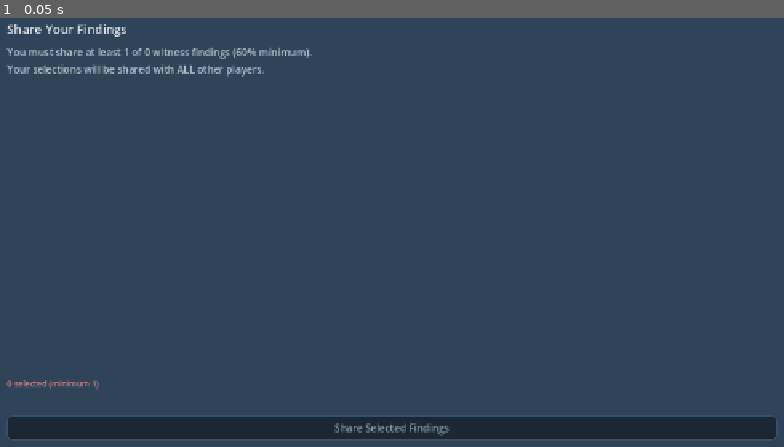
Above: before the commit, frame 1.
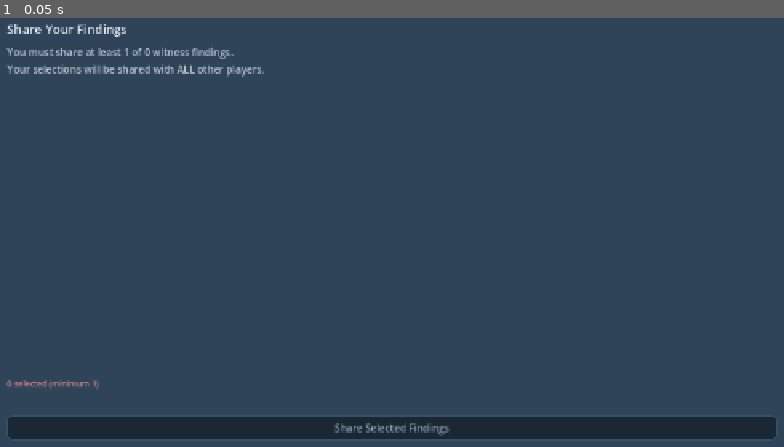
Above: after the commit, the same moment.

Repository: Blutomania/SocialGaming
Game: Godot game, scene res://scenes/ui/ShareSelection.tscn
The game is run twice, just before and just after one commit, with the same random seed, the same clock (stepped at 60 frames per second) and the same inputs. This scene is started directly instead of the project's main scene.
Inputs:
- Up to frame 1 (0.05 s): no input

The runs differ from the first frame. In frame 1, 0.1% of the frame differs, in the area x 29-40%, y 6-10%.

Commit message:
The share minimum is computed once, on the server, and sent to the client
It was implemented twice: max(1, round(count * share_min)) in server/main.py and
max(1, ceili(size * share_min)) in share_selection.gd. Those disagree in 6 of 18
realistic combinations of hand size and difficulty, and the client is always the
stricter one — so it refused to let a player submit a share the server would
have accepted. At a two-finding hand it demanded both. At APF's specified hand
of three, on EASY, it demanded all three, which removes the decision the
information-sharing mechanic exists for.

_min_share_required() is now the only definition. It is used by the share-phase
validation and returned with every finding response — investigate-area,
follow-lead and interrogate-witness. GameState records it per phase alongside
the budgets it already reads from those responses, and share_selection.gd
displays it instead of deriving one.

When the server sends nothing the client falls back to 1, the server's own
floor, and warns. That direction is deliberate: erring permissive costs a
rejected submit, while erring strict silently deletes a legal move, which is
exactly what the old client did.

scripts/test_share_rule.py asserts the duplication is gone — that the server has
the function, that no inline copy remains, that it reaches the client on all
three finding paths, and that the client does no arithmetic on share_min —
rather than asserting two copies happen to agree today. Negative-tested by
restoring the old ceili line.

Also recorded in INVESTIGATION_DESIGN, as owner decisions rather than changes:
findings carry no evidence ID, so the constrained deal has no join key to the
evidence the solvability arithmetic is defined over; case_display.gd prints a
star for critical and a cross for red herring, so the solo screen labels what
the multiplayer screen hides; and at a three-finding hand all three difficulties
resolve to "share 2, keep 1", so the ladder is inert and difficulty needs a home
outside the share rule.

Co-Authored-By: Claude Opus 5 <noreply@anthropic.com>
Claude-Session: https://claude.ai/code/session_01TPSZYnChtEmsymQKp8HBy3

Diff:
--- a/godot/scripts/autoloads/GameState.gd
+++ b/godot/scripts/autoloads/GameState.gd
@@ -53,7 +53,18 @@
 var witness_budget: int = 0
 var investigation_budget: int = 0
 var leads_remaining: int = 2
-var share_min: float = 0.6                  ## Minimum fraction player must share
+var share_min: float = 0.6                  ## Informational only — see share_required below
+
+## How many findings the SERVER requires to be shared, per phase. The client
+## does NOT compute this. It used to, from share_min, with ceil() where the
+## server uses round() — the two disagreed in 6 of 18 realistic combinations and
+## the client was always stricter, so it refused shares the server would have
+## accepted. At a two-finding hand it demanded both, deleting the choice the
+## mechanic exists for. The server now sends the number with every finding
+## response and these just hold it.
+var witness_share_required: int = 0
+var investigation_share_required: int = 0
+var lead_share_required: int = 0
 
 ## Findings accumulated this phase (cleared after sharing)
 var witness_findings: Array = []            ## [{id, character, question, response}, ...]
@@ -99,16 +110,19 @@
 func record_witness_finding(finding: Dictionary) -> void:
 	witness_findings.append(finding)
 	witness_budget = finding.get("budget_remaining", witness_budget)
+	witness_share_required = finding.get("share_required", witness_share_required)
 
 ## Phase 3: record an investigation finding.
 func record_investigation_finding(finding: Dictionary) -> void:
 	investigation_findings.append(finding)
 	investigation_budget = finding.get("budget_remaining", investigation_budget)
+	investigation_share_required = finding.get("share_required", investigation_share_required)
 
 ## Phase 3: record a lead finding.
 func record_lead_finding(finding: Dictionary) -> void:
 	lead_findings.append(finding)
 	leads_remaining = finding.get("leads_remaining", leads_remaining)
+	lead_share_required = finding.get("share_required", lead_share_required)
 
 ## Phase 3: cache the server's block pool response.
 func update_block_pool(pool: Dictionary) -> void:
@@ -147,6 +161,19 @@
 		InvestPhase.SHARE_LEAD:
 			return lead_findings
 	return []
+
+## The server's own answer for how many of them must be shared. 0 means the
+## server never told us, which the Share screen treats as "1", never as a
+## stricter guess of its own.
+func current_share_required() -> int:
+	match invest_phase:
+		InvestPhase.SHARE_WITNESS:
+			return witness_share_required
+		InvestPhase.SHARE_INVESTIGATION:
+			return investigation_share_required
+		InvestPhase.SHARE_LEAD:
+			return lead_share_required
+	return 0
 
 ## Resets all game state (call before starting a new mystery).
 func reset() -> void:
@@ -164,6 +191,9 @@
 	witness_findings = []
 	investigation_findings = []
 	lead_findings = []
+	witness_share_required = 0
+	investigation_share_required = 0
+	lead_share_required = 0
 	shared_clues = {"witness": [], "investigation": [], "lead": []}
 	block_pool = {"witness": [], "investigation": [], "lead": []}
 	is_multiplayer = false
--- a/godot/scripts/ui/share_selection.gd
+++ b/godot/scripts/ui/share_selection.gd
@@ -1,7 +1,8 @@
 ## ShareSelection — shown when a player's phase budget hits 0.
 ##
 ## Lists all findings for the just-completed phase as checkboxes.
-## Player must select at least share_min% of them before submitting.
+## Player must select at least as many as the SERVER requires before submitting.
+## That number arrives with each finding response; this screen never derives it.
 ## The selected subset is broadcast to ALL other players.
 ##
 ## Duplicate check: if the server returns duplicate_flags, the offending
@@ -38,12 +39,17 @@
 func _ready() -> void:
 	_phase = _phase_name_from_invest_phase(GameState.invest_phase)
 	_findings = GameState.current_phase_findings()
-	_min_required = max(1, ceili(_findings.size() * GameState.share_min))
+	## The server decides this and sends it with every finding; the client only
+	## displays it. Computing it here is what caused the two to disagree.
+	_min_required = GameState.current_share_required()
+	if _min_required <= 0:
+		push_warning("ShareSelection: server sent no share_required — using its floor of 1.")
+		_min_required = 1
 
 	title_label.text = "Share Your Findings"
 	subtitle_label.text = (
-		"You must share at least %d of %d %s findings (%d%% minimum).\n"
-		% [_min_required, _findings.size(), _phase, int(GameState.share_min * 100)]
+		"You must share at least %d of %d %s findings.\n"
+		% [_min_required, _findings.size(), _phase]
 		+ "Your selections will be shared with ALL other players."
 	)
 
Not shown, changed: CLAUDE.md
Not shown, changed: SESSIONS.md
Not shown, changed: docs/F5_CHECKLIST.md
Not shown, changed: docs/INVESTIGATION_DESIGN.md
Not shown, added: scripts/test_share_rule.py
Not shown, changed: server/main.py
